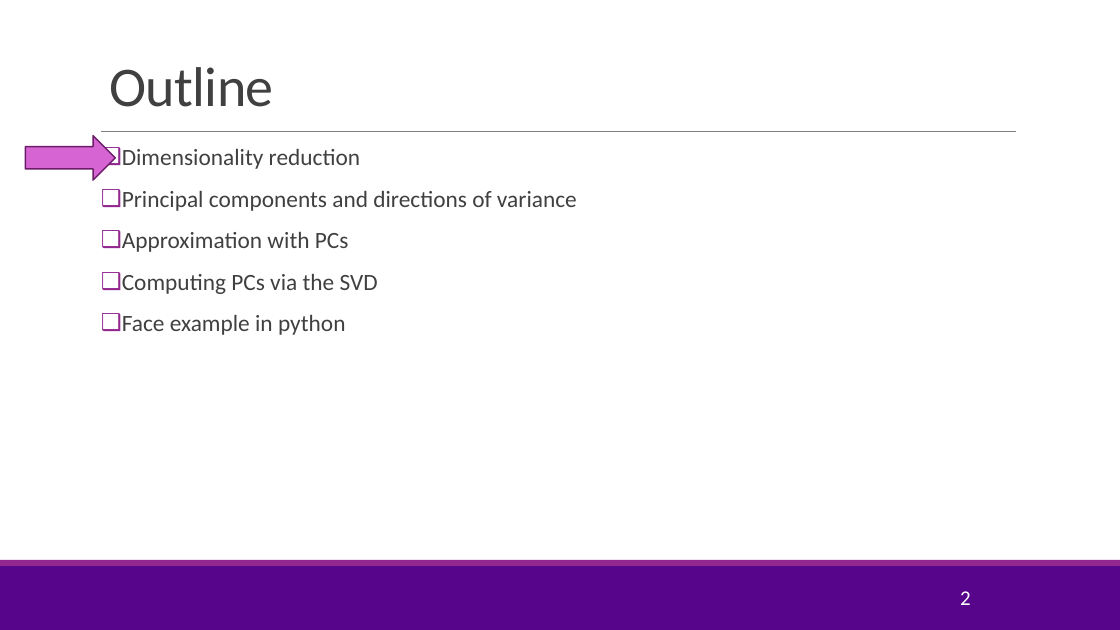
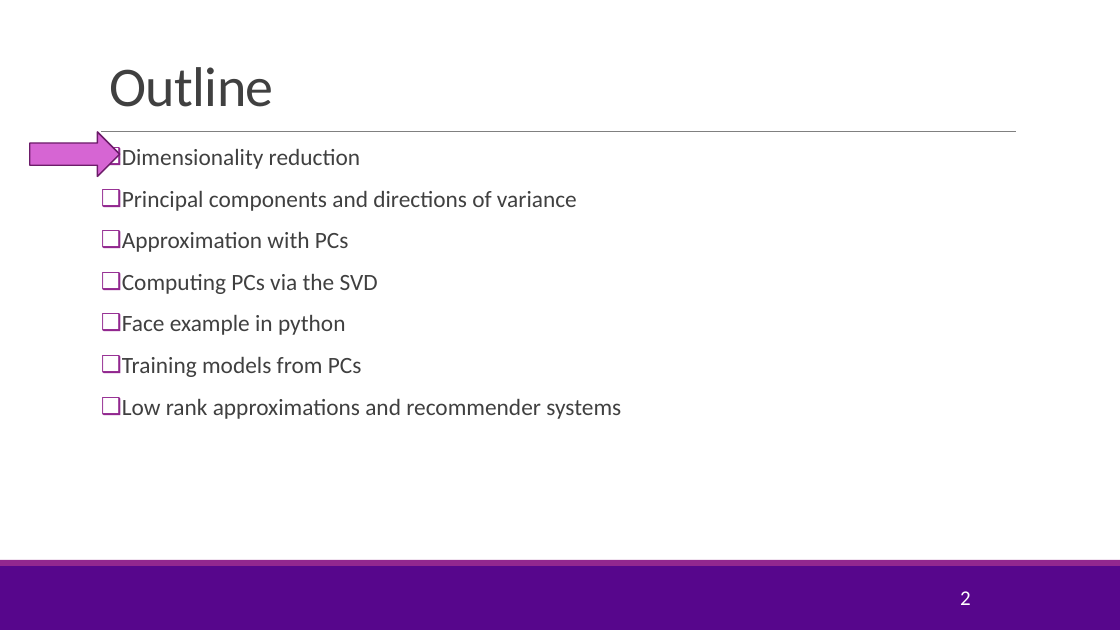
Before and after one commit to sdrangan/introml, a slide deck: slide 2 of lectures/Lect11_PCA.pptx. Drawn at 1120x630 pixels with LibreOffice and Linux fonts; fonts in the diff are those of the drawing; background and template pictures are left out. Boxes give left, top, right and bottom in pixels: in the first picture for what was removed or moved away, otherwise in the second. Text is boxed around its words. In the diff, an @@ line names an element or a change of style, - is before the commit and + after.

```diff
--- a/lectures/Lect11_PCA.pptx
+++ b/lectures/Lect11_PCA.pptx
@@ right arrow: place and size @@
-right arrow at (25,135,115,180)
+right arrow at (29,132,119,176)
@@ text at (122,357,621,419): paragraphs added @@
+❑ Training models from PCs
+❑ Low rank approximations and recommender systems
```
Also in this commit, not shown: 8 other slides changed, 21 slides added, 3 slides removed, 5 other files.
